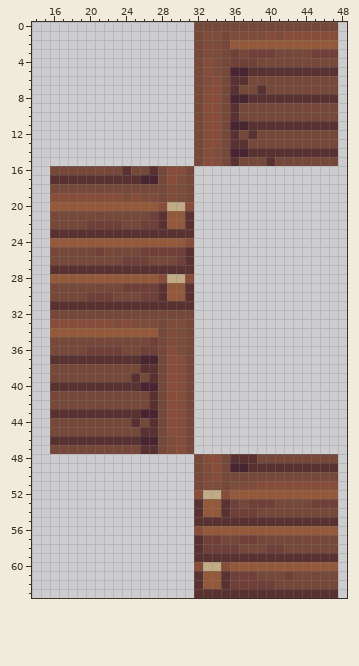
Two versions of one pixel-art sprite, Resources/Textures/_CP14/Structures/Walls/wood_full.rsi/wood0.png. Above: the version before the commit.
The file is 64x64 pixels. Shown: x 14..48, y 0..63.
Now the later version:
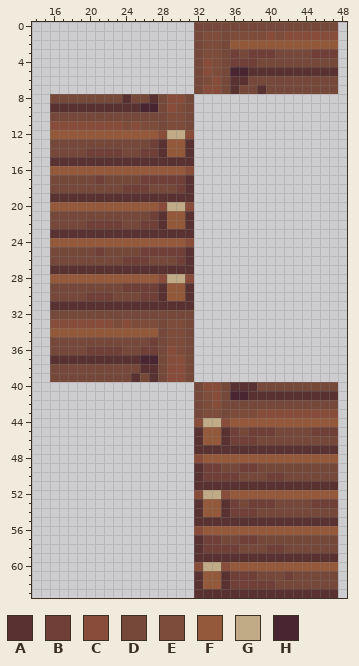
Palette (. is transparent): A #5a3131  B #703f38  C #874d3a  D #754839  E #7d4c3a  F #93593a  G #c1ab86  H #482530
Changes in this commit:
Changed rows in their new state; - is an unchanged pixel.
first column x 16:
 8 DDDDDDDDADDADCCD................
 9 AAAAAAAAAAHHDCED................
10 DDDDDDDDDDDDDEED................
11 CCCCCCCCECEEDEED................
12 FFFFFFFFFFFFCGGC................
13 DDDDDDDDDDDBAFFA................
14 DDDDBBBBDDBBAFFA................
15 AAAAAAAAAAAAAAAA................
16 FFFFFFFFFFFFFFFC----------------
17 DDDDDBDDDDBBBBBA----------------
18 --------BBB--DBA----------------
19 AAAAAAAAAAAAAAAA----------------
first column x 16:
40 ................DCCDAAADDDDDDDDD
41 ................DECDHHAAAAAAAAAA
42 ................DECDDDDDDDDDDDDD
43 ................DEEDEEECCCCCCCCC
44 ................CGGCFFFFFFFFFFFF
45 ................AFFABDBBBDDDDBBB
46 ................AFFABBBDDDDDDDDD
47 ................AAAAAAAAAAAAAAAA
48 ----------------CFFFFFFFFFFFFFFF
49 ----------------ABB-DBBDDDDDDDDD
50 ----------------ABBBB---BB------
51 ----------------AAAAAAAAAAAAAAAA
Pixel boxes of the changes (left, top, right, bottom) in both pictures:
changed: (50, 94, 338, 202)
changed: (50, 382, 338, 490)
